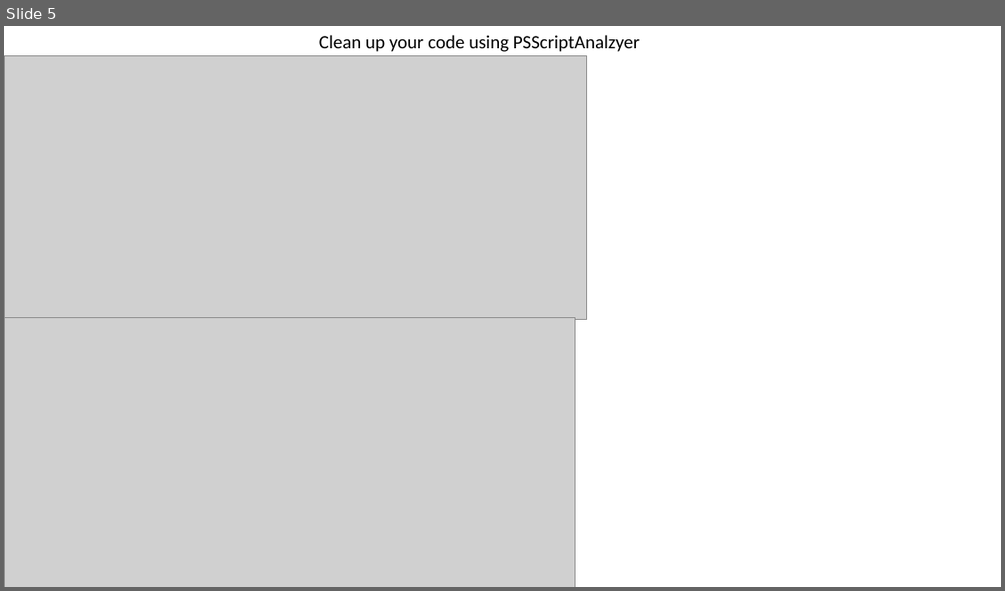
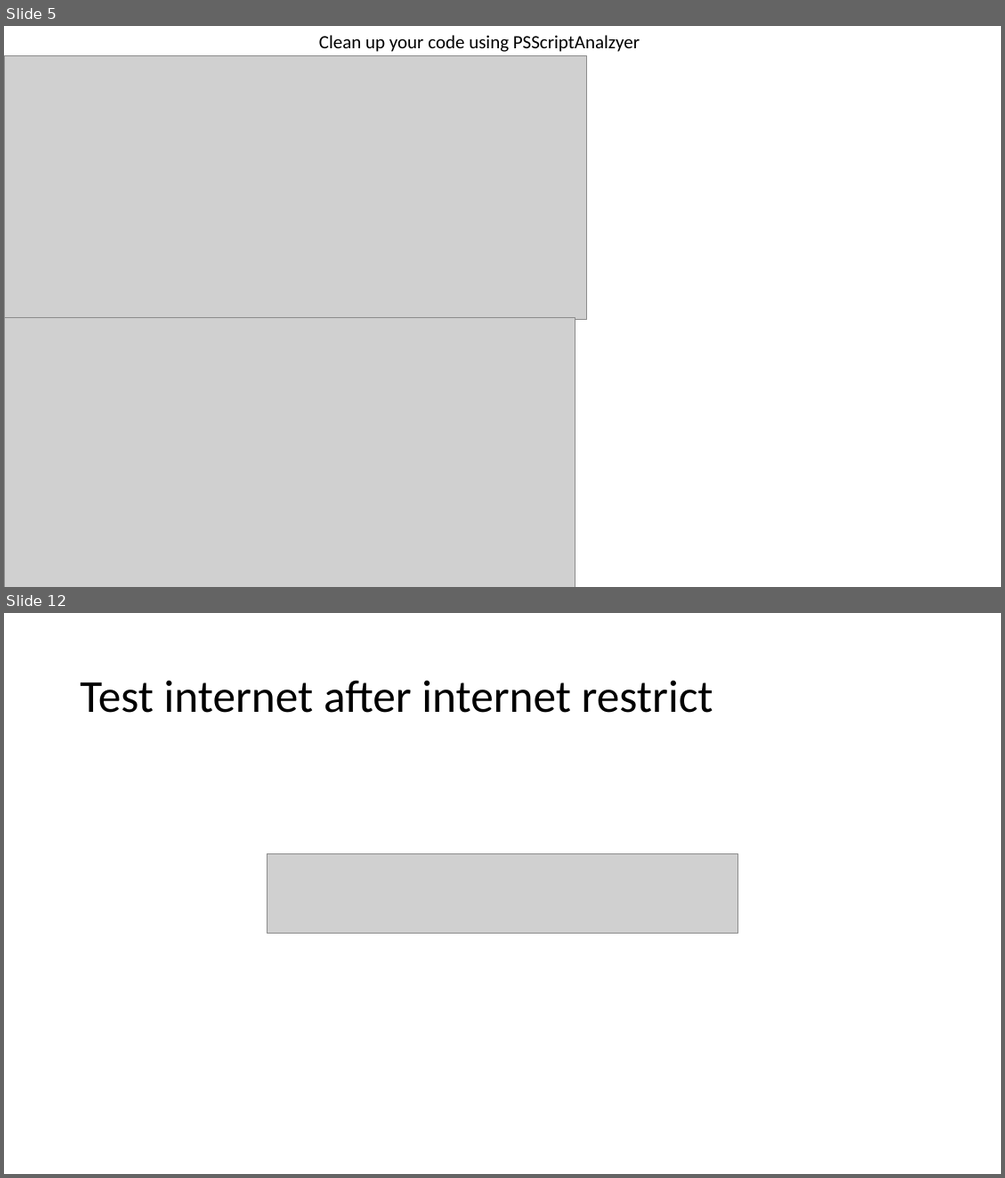
Before and after one commit to CHROME-PLATED-METRO-WOLF/Coit11241-peer-programming, a slide deck: evidence.pptx. Shown one above the other, each under a label of ours: slide 5 before the commit, slides 5 and 12 after it; the slides between them are not shown. The pictures are 1005x591 and 1005x1178 pixels, drawn with LibreOffice and Linux fonts; fonts in the diff are those of the drawing; grey boxes stand for pictures. Boxes give left, top, right and bottom in pixels: in the first picture for what was removed or moved away, otherwise in the second. Text is boxed around its words. In the diff, an @@ line names an element or a change of style, - is before the commit and + after.

```diff
--- a/evidence.pptx
+++ b/evidence.pptx
@@ slide 12 added at (4, 613, 1001, 1174), background #FFFFFF @@
@@ title added at (80, 680, 713, 713), 44 pt, text #000000 @@
+Test internet after internet restrict
@@ picture added at (267, 854, 737, 933) @@
```
Also in this commit, not shown: 1 slide changed, 7 other slides added, 2 other files.
